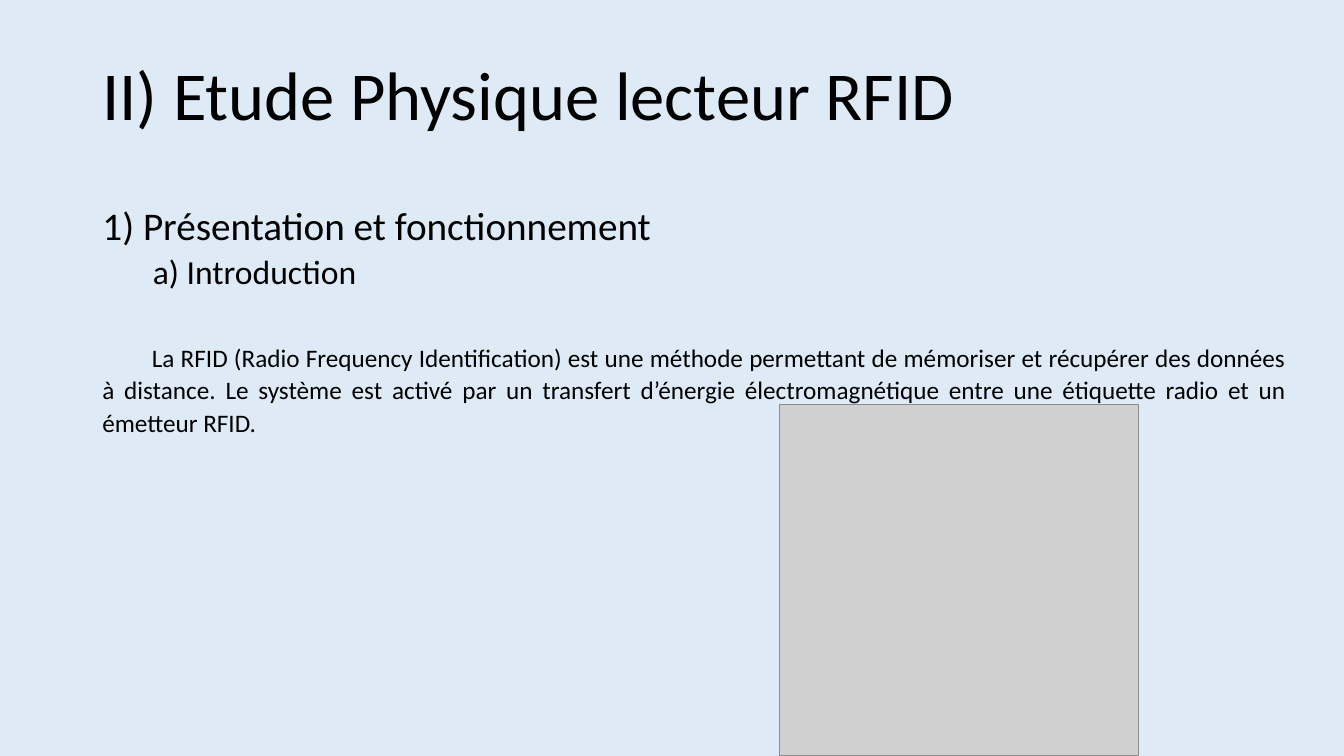
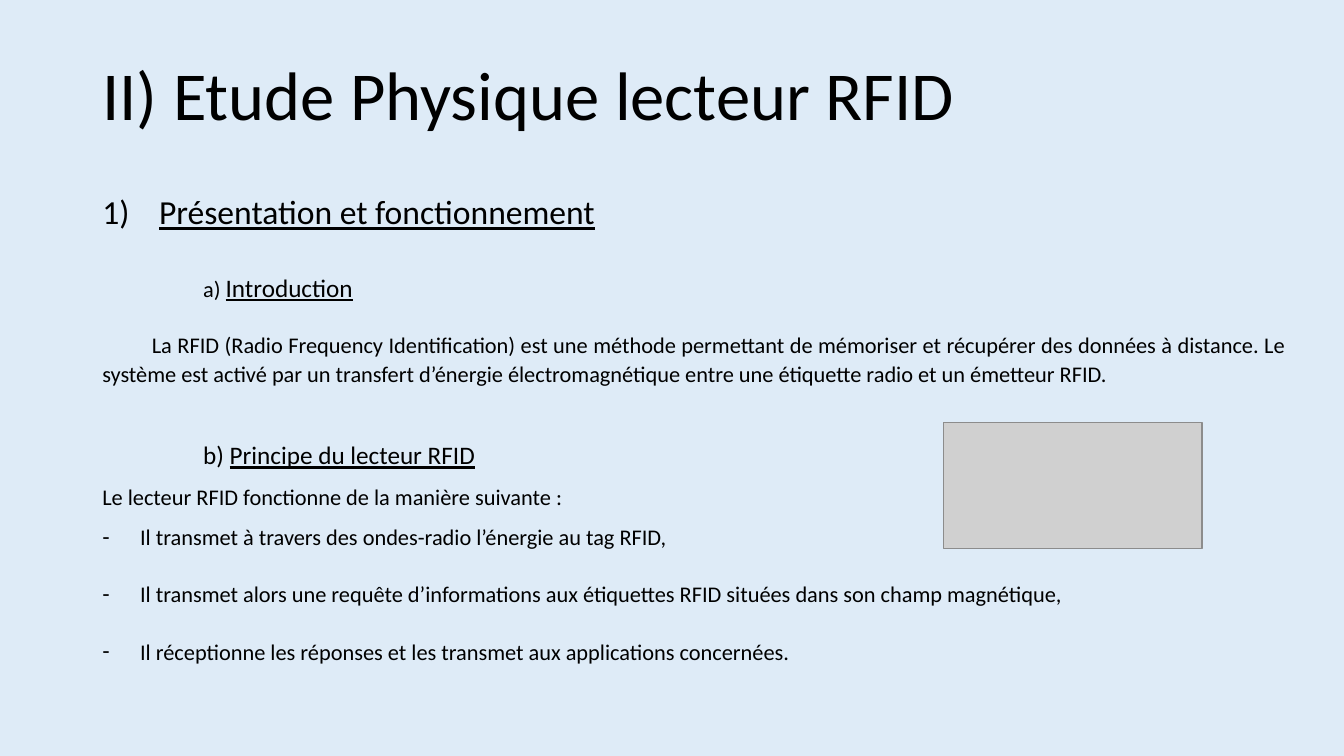
Before and after one commit to Maja2308/Projet_Cross, a slide deck: slide 15 of Diagrammes Communs/Presentation_Revue0.pptx. Drawn at 1344x756 pixels with LibreOffice and Linux fonts; fonts in the diff are those of the drawing; grey boxes stand for pictures. Boxes give left, top, right and bottom in pixels: in the first picture for what was removed or moved away, otherwise in the second. Text is boxed around its words. In the diff, an @@ line names an element or a change of style, - is before the commit and + after.

```diff
--- a/Diagrammes Communs/Presentation_Revue0.pptx
+++ b/Diagrammes Communs/Presentation_Revue0.pptx
@@ text "Présentation et fonctionnement" moved from (x1=102, y1=348, x2=1285, y2=432) to (x1=102, y1=201, x2=1285, y2=664) @@
@@ text at (x1=159, y1=201, x2=595, y2=301): paragraphs added @@
+1) Présentation et fonctionnement
+a) Introduction
@@ text removed at (x1=102, y1=211, x2=651, y2=289) @@
-1) Présentation et fonctionnement
-  a) Introduction
@@ text at (x1=102, y1=337, x2=1285, y2=386): size 18 to 16 pt in "La RFID (Radio Frequency Identification) est une ..." @@
@@ picture removed at (x1=779, y1=404, x2=1139, y2=756) @@
@@ text at (x1=102, y1=445, x2=1061, y2=664): paragraphs added @@
+    b) Principe du lecteur RFID
+Le lecteur RFID fonctionne de la manière suivante :
+– Il transmet à travers des ondes-radio l’énergie au tag RFID,
+– Il transmet alors une requête d’informations aux étiquettes RFID situées dans son champ magnétique,
+– Il réceptionne les réponses et les transmet aux applications concernées.
@@ picture added at (x1=944, y1=422, x2=1202, y2=548) @@
```
Also in this commit, not shown: 6 other slides changed, 2 slides removed.
